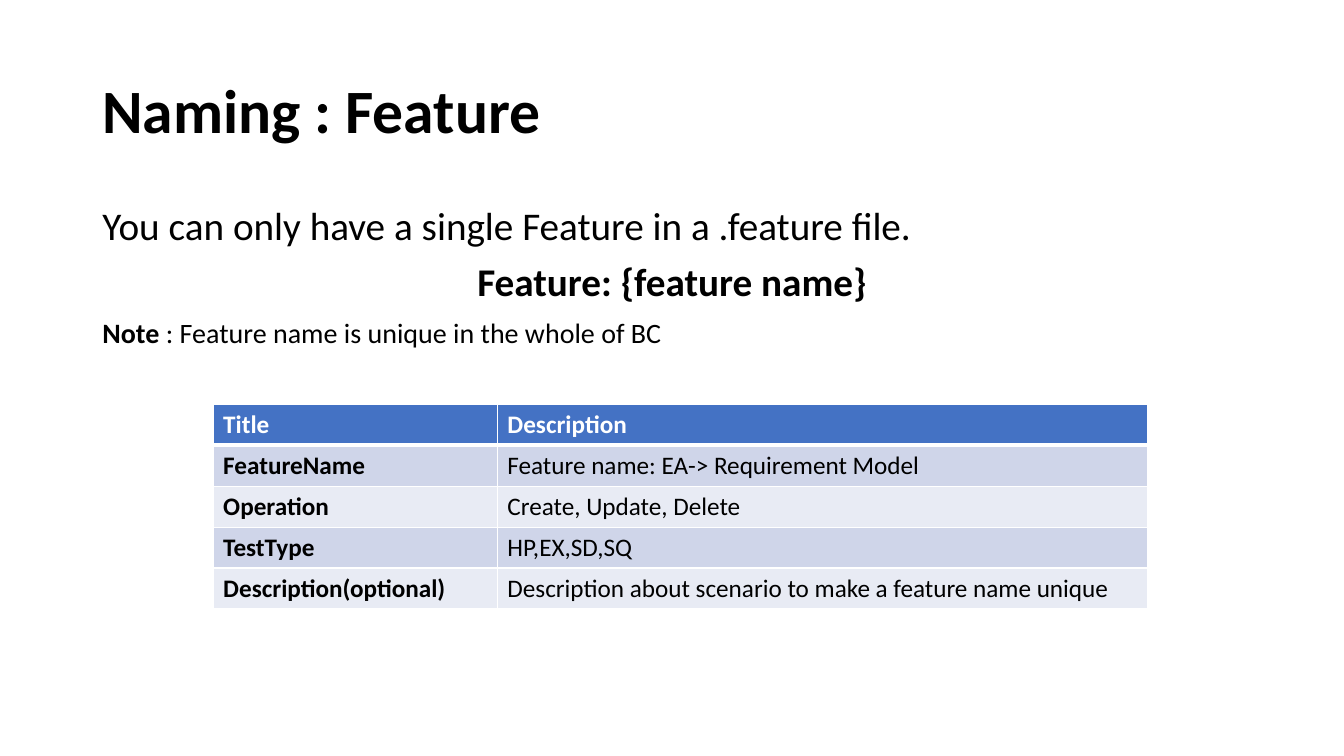
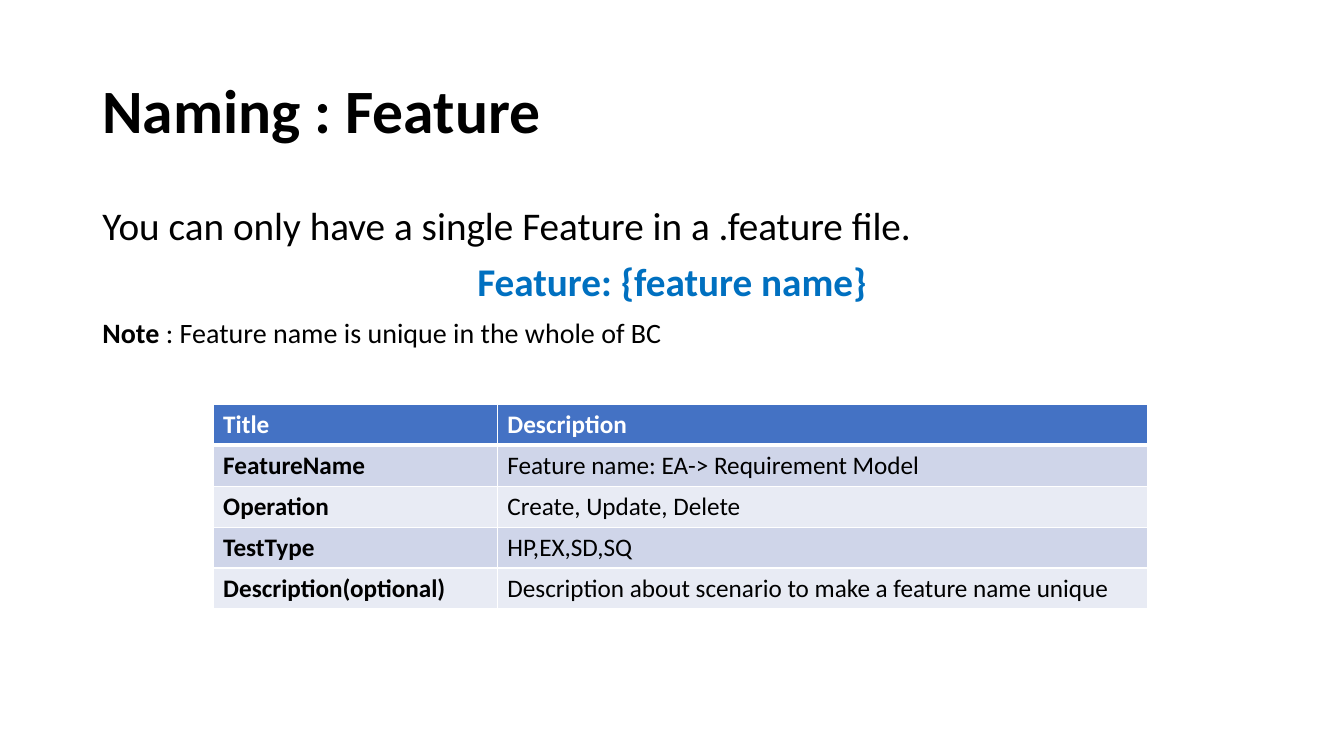
Before and after one commit to fmontazeri/Knowledeg, a slide deck: slide 12 of Gherkin.pptx. Drawn at 1344x756 pixels with LibreOffice and Linux fonts; fonts in the diff are those of the drawing. Boxes give left, top, right and bottom in pixels: in the first picture for what was removed or moved away, otherwise in the second. Text is boxed around its words. In the diff, an @@ line names an element or a change of style, - is before the commit and + after.

```diff
--- a/Gherkin.pptx
+++ b/Gherkin.pptx
@@ text at <box>477,267,866,302</box>: text colour #000000 to #0070C0 in "Feature: {feature name}" @@
```
Also in this commit, not shown: 14 other slides changed, 6 slides added.
